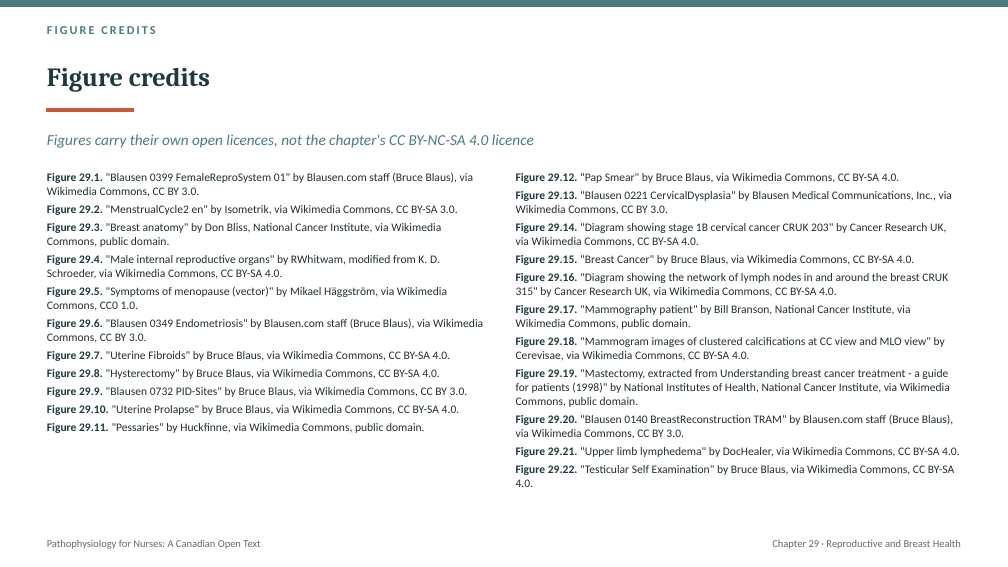
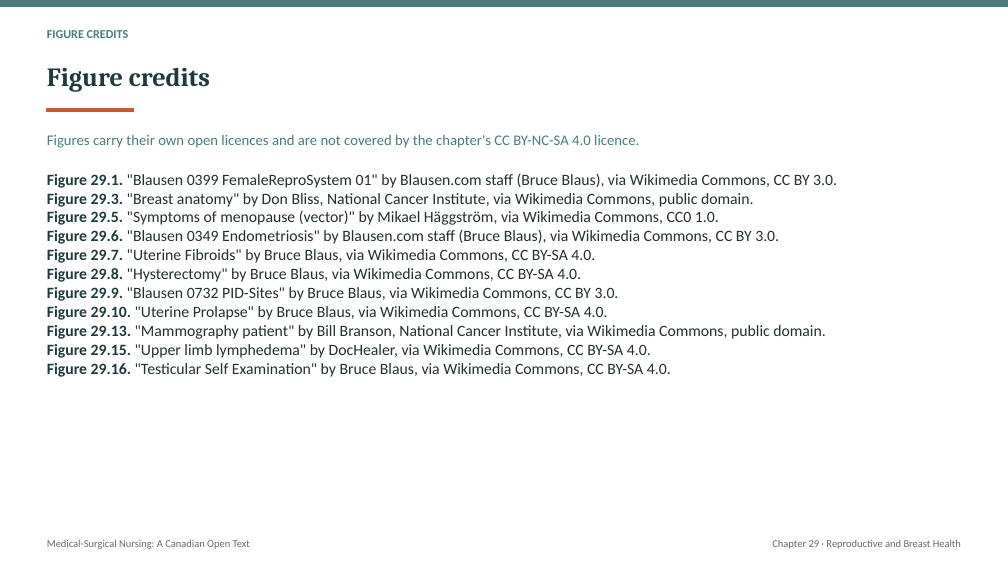
Before and after one commit to andrewleenl/opensourcenursing, a slide deck: slide 50 of Ch29_Reproductive_and_Breast_Health_in_Adult_Care_Lecture_Presentation.pptx. Drawn at 1008x567 pixels with LibreOffice and Linux fonts; fonts in the diff are those of the drawing. Boxes give left, top, right and bottom in pixels: in the first picture for what was removed or moved away, otherwise in the second. Text is boxed around its words. In the diff, an @@ line names an element or a change of style, - is before the commit and + after.

```diff
--- a/Ch29_Reproductive_and_Breast_Health_in_Adult_Care_Lecture_Presentation.pptx
+++ b/Ch29_Reproductive_and_Breast_Health_in_Adult_Care_Lecture_Presentation.pptx
@@ text "FIGURE CREDITS" at (47,30,129,38): letter spacing 2 to 0 pt; vertical alignment top to middle @@
@@ text at (47,135,639,148): text changed; size 14.5 to 14 pt; italic off @@
-Figures carry their own open licences, not the chapter's CC BY-NC-SA 4.0 licence
+Figures carry their own open licences and are not covered by the chapter's CC BY-NC-SA 4.0 licence.
@@ text "Figures carry their own open ..." at (47,135,639,148): vertical alignment top to middle @@
@@ text at (47,173,837,320): size 11 to 15 pt in "Figure 29.1. "Blausen 0399 FemaleReproSystem 01" by ...", "Figure 29.3. "Breast anatomy" by Don Bliss, ...", "Figure 29.5. "Symptoms of menopause (vector)" by ...", "Figure 29.6. "Blausen 0349 Endometriosis" by Blausen.com ..." and 4 more places; less space between paragraphs @@
@@ text removed at (516,173,960,487) @@
-Figure 29.12. "Pap Smear" by Bruce Blaus, via Wikimedia Commons, CC BY-SA 4.0.
-Figure 29.13. "Blausen 0221 CervicalDysplasia" by Blausen Medical Communications, Inc., via Wikimedia Commons, CC BY 3.0.
-Figure 29.14. "Diagram showing stage 1B cervical cancer CRUK 203" by Cancer Research UK, via Wikimedia Commons, CC BY-SA 4.0.
-Figure 29.15. "Breast Cancer" by Bruce Blaus, via Wikimedia Commons, CC BY-SA 4.0.
-Figure 29.16. "Diagram showing the network of lymph nodes in and around the breast CRUK 315" by Cancer Research UK, via Wikimedia Commons, CC BY-SA 4.0.
-Figure 29.17. "Mammography patient" by Bill Branson, National Cancer Institute, via Wikimedia Commons, public domain.
-Figure 29.18. "Mammogram images of clustered calcifications at CC view and MLO view" by Cerevisae, via Wikimedia Commons, CC BY-SA 4.0.
-Figure 29.19. "Mastectomy, extracted from Understanding breast cancer treatment - a guide for patients (1998)" by National Institutes of Health, National Cancer Institute, via Wikimedia Commons, public domain.
-Figure 29.20. "Blausen 0140 BreastReconstruction TRAM" by Blausen.com staff (Bruce Blaus), via Wikimedia Commons, CC BY 3.0.
-Figure 29.21. "Upper limb lymphedema" by DocHealer, via Wikimedia Commons, CC BY-SA 4.0.
-Figure 29.22. "Testicular Self Examination" by Bruce Blaus, via Wikimedia Commons, CC BY-SA 4.0.
@@ text at (47,205,458,215): paragraph removed @@
-Figure 29.2. "MenstrualCycle2 en" by Isometrik, via Wikimedia Commons, CC BY-SA 3.0.
@@ text at (47,255,440,279): paragraph removed @@
-Figure 29.4. "Male internal reproductive organs" by RWhitwam, modified from K. D. Schroeder, via Wikimedia Commons, CC BY-SA 4.0.
@@ text at (47,325,826,377): text changed; size 11 to 15 pt @@
-Figure 29.11. "Pessaries" by Huckfinne, via Wikimedia Commons, public domain.
+Figure 29.13. "Mammography patient" by Bill Branson, National Cancer Institute, via Wikimedia Commons, public domain.
+Figure 29.15. "Upper limb lymphedema" by DocHealer, via Wikimedia Commons, CC BY-SA 4.0.
+Figure 29.16. "Testicular Self Examination" by Bruce Blaus, via Wikimedia Commons, CC BY-SA 4.0.
@@ text at (47,539,250,549): text changed @@
-Pathophysiology for Nurses: A Canadian Open Text
+Medical-Surgical Nursing: A Canadian Open Text
```
Also in this commit, not shown: 9 other slides changed, 40 slides added, 40 slides removed, 14 other files.
